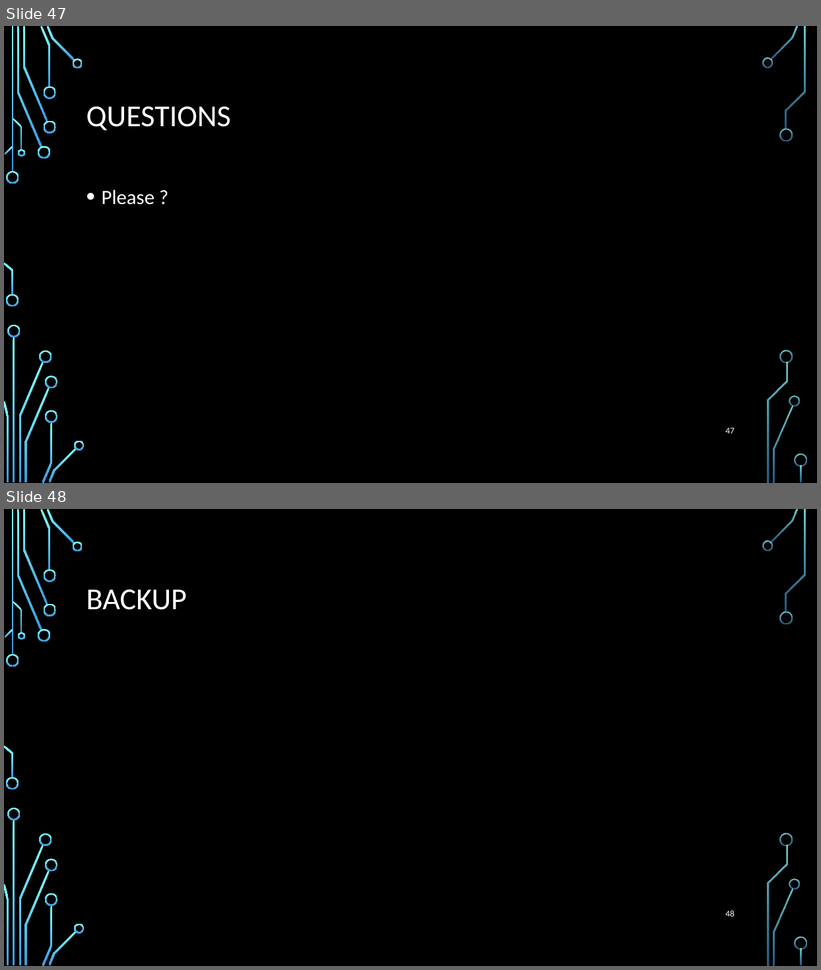
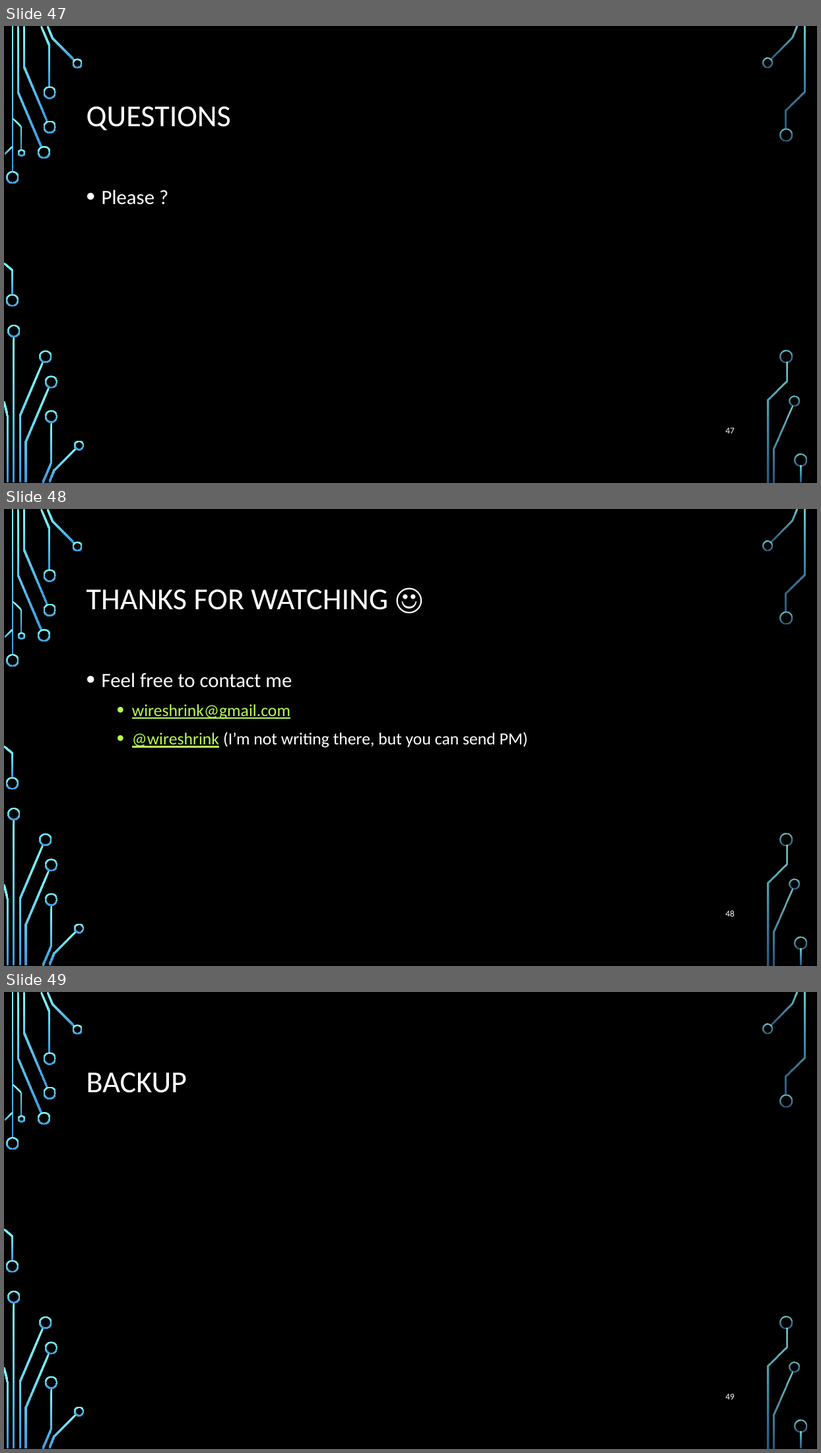
Before and after one commit to wireshrink/RECONMTL-2017, a slide deck: docs/SGX Enclave Programming - Common Mistakes.pptx. Shown one above the other, each under a label of ours: slides 47 and 48 before the commit, slides 47, 48 and 49 after it. The pictures are 821x970 and 821x1453 pixels, drawn with LibreOffice and Linux fonts; fonts in the diff are those of the drawing; background and template pictures are left out. Boxes give left, top, right and bottom in pixels: in the first picture for what was removed or moved away, otherwise in the second. Text is boxed around its words. In the diff, an @@ line names an element or a change of style, - is before the commit and + after.

```diff
--- a/docs/SGX Enclave Programming - Common Mistakes.pptx
+++ b/docs/SGX Enclave Programming - Common Mistakes.pptx
@@ slide 48 added at (4,509,817,966), background picture (left out); not listed: 36 template elements that a slide beside it also shows @@
@@ title added at (86,590,388,610), 36 pt, text #FFFFFF @@
+THANKS FOR WATCHING ☺
@@ text added at (102,673,528,748), 20 pt, text #FFFFFF @@
+• Feel free to contact me
+  • wireshrink@gmail.com
+  • @wireshrink (I’m not writing there, but you can send PM)
@@ page number added at (725,911,735,917), 10.5 pt, text #FFFFFF @@
+48
@@ what was slide 48 is now slide 49 @@
@@ page number at (725,1394,735,1400): text changed @@
-48
+49
```
Also in this commit, not shown: 1 slide changed, 1 other file.
